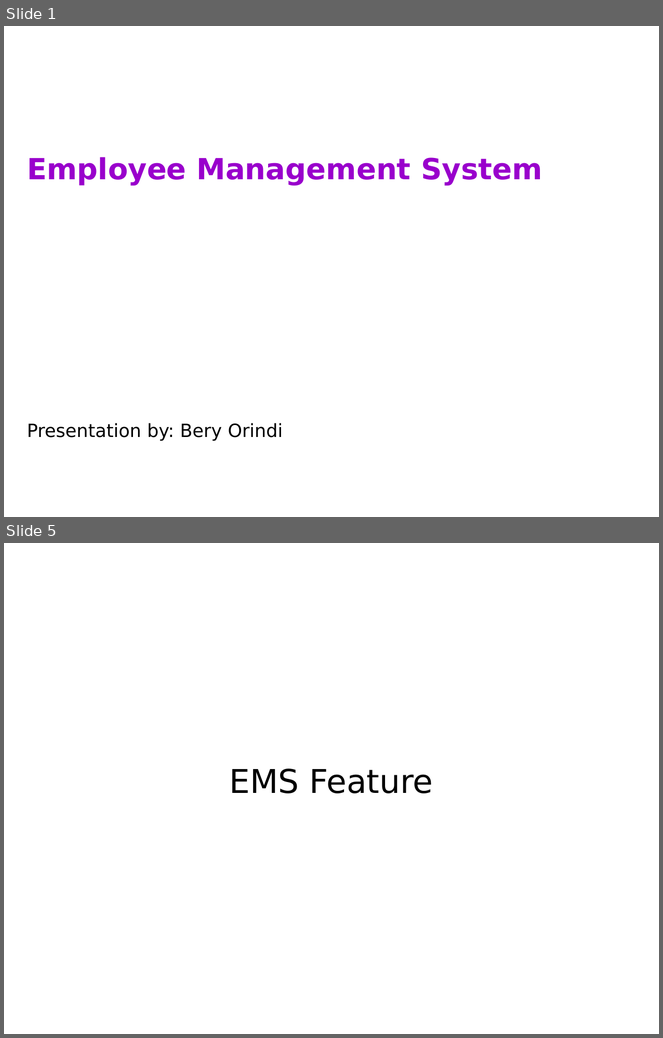
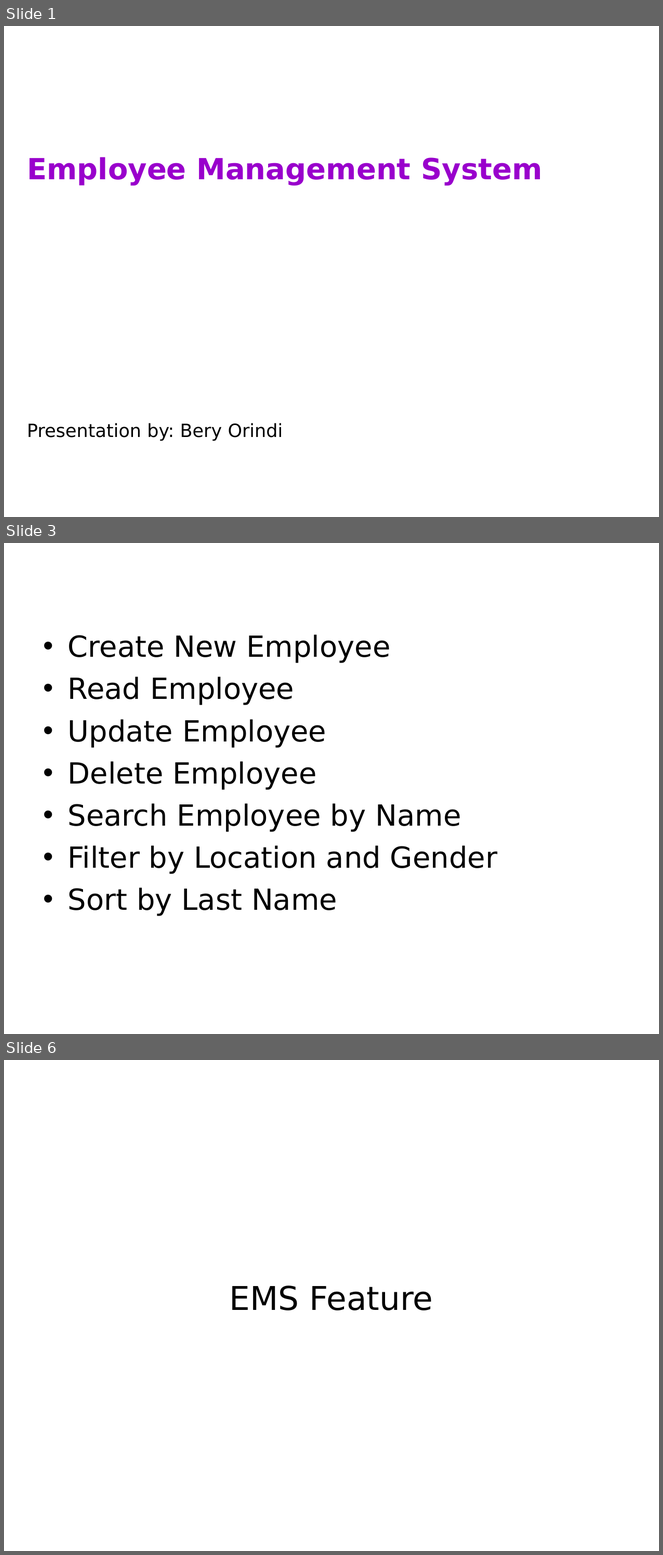
Before and after one commit to beryorindi/final-project, a slide deck: Bery Orindi.ppt. Shown one above the other, each under a label of ours: slides 1 and 5 before the commit, slides 1, 3 and 6 after it; the slides between them are not shown. The pictures are 663x1038 and 663x1555 pixels, drawn with LibreOffice and Linux fonts; fonts in the diff are those of the drawing; background and template pictures are left out. Boxes give left, top, right and bottom in pixels: in the first picture for what was removed or moved away, otherwise in the second. Text is boxed around its words. In the diff, an @@ line names an element or a change of style, - is before the commit and + after.

```diff
--- a/Bery Orindi.ppt
+++ b/Bery Orindi.ppt
@@ slide 3 added at (4, 543, 659, 1034), background picture (left out) @@
@@ title added at (37, 543, 626, 603), 36 pt, text #FFFFFF @@
+Software Requirement
@@ text added at (68, 635, 497, 916), 32 pt, text #000000 @@
+• Create New Employee
+• Read Employee
+• Update Employee
+• Delete Employee
+• Search Employee by Name
+• Filter by Location and Gender
+• Sort by Last Name
@@ what was slide 5 is now slide 6 @@
```
Also in this commit, not shown: 2 slides changed, 6 other slides added, 6 slides removed, 12 other files.
